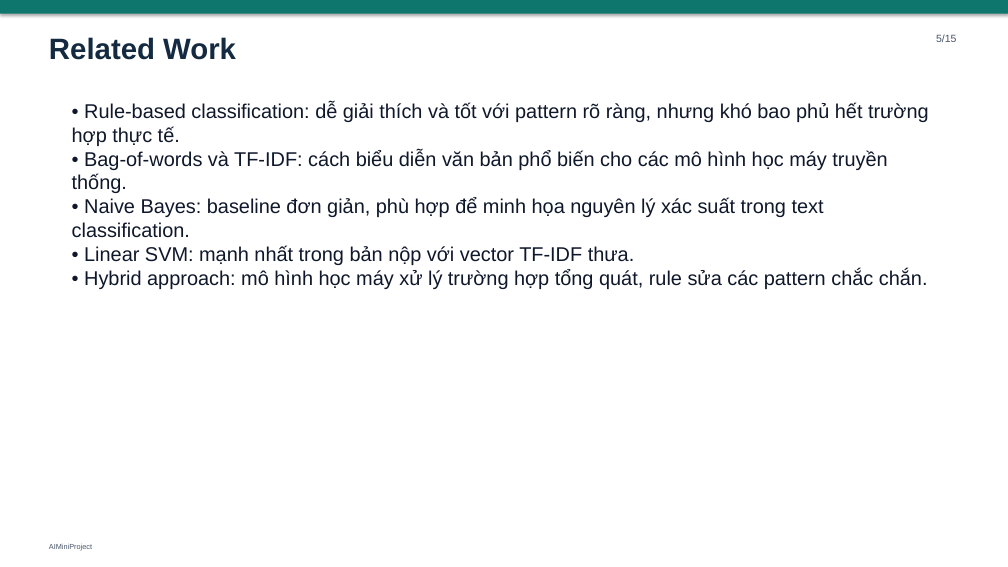
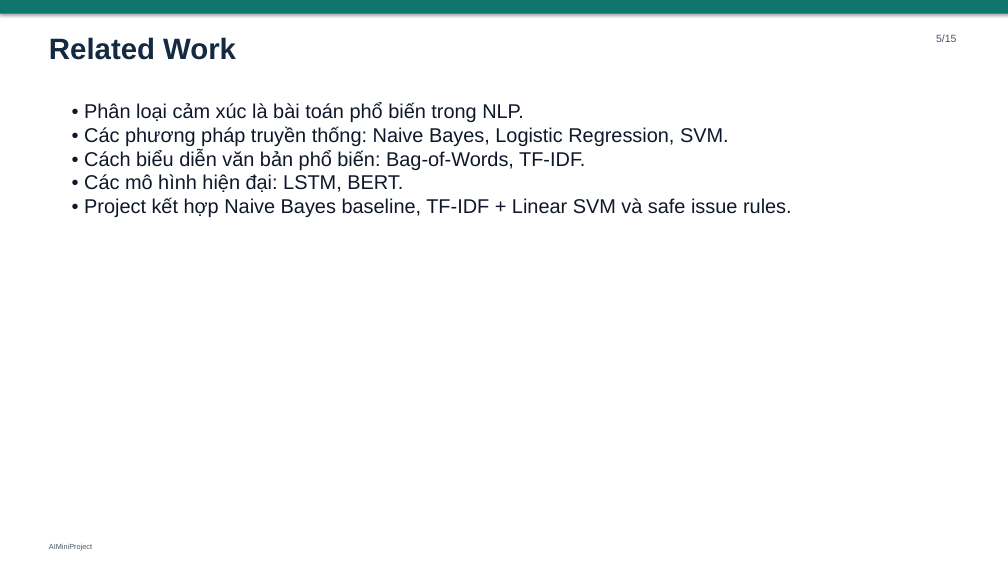
Before and after one commit to luongkien25/AIMiniProject, a slide deck: slide 5 of slides/AIMiniProject_presentation.pptx. Drawn at 1008x567 pixels with LibreOffice and Linux fonts; fonts in the diff are those of the drawing. Boxes give left, top, right and bottom in pixels: in the first picture for what was removed or moved away, otherwise in the second. Text is boxed around its words. In the diff, an @@ line names an element or a change of style, - is before the commit and + after.

```diff
--- a/slides/AIMiniProject_presentation.pptx
+++ b/slides/AIMiniProject_presentation.pptx
@@ text at [84,102,792,217]: text changed @@
-• Rule-based classification: dễ giải thích và tốt với pattern rõ ràng, nhưng khó bao phủ hết trường hợp thực tế.
-• Bag-of-words và TF-IDF: cách biểu diễn văn bản phổ biến cho các mô hình học máy truyền thống.
-• Naive Bayes: baseline đơn giản, phù hợp để minh họa nguyên lý xác suất trong text classification.
-• Linear SVM: mạnh nhất trong bản nộp với vector TF-IDF thưa.
-• Hybrid approach: mô hình học máy xử lý trường hợp tổng quát, rule sửa các pattern chắc chắn.
+• Phân loại cảm xúc là bài toán phổ biến trong NLP.
+• Các phương pháp truyền thống: Naive Bayes, Logistic Regression, SVM.
+• Cách biểu diễn văn bản phổ biến: Bag-of-Words, TF-IDF.
+• Các mô hình hiện đại: LSTM, BERT.
+• Project kết hợp Naive Bayes baseline, TF-IDF + Linear SVM và safe issue rules.
```
Also in this commit, not shown: 3 other slides changed, 4 slides added, 1 slide removed, 1 other file.
